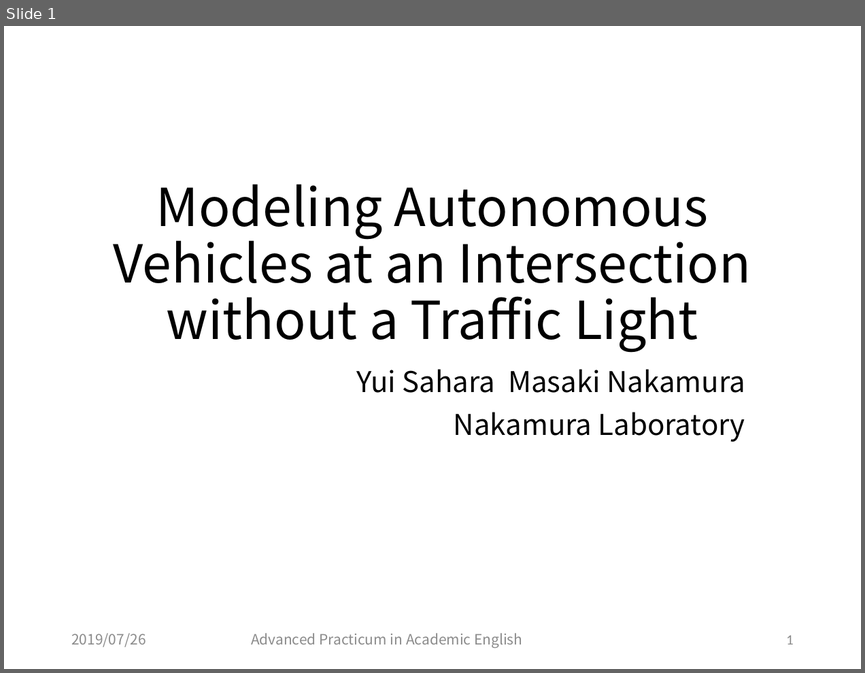
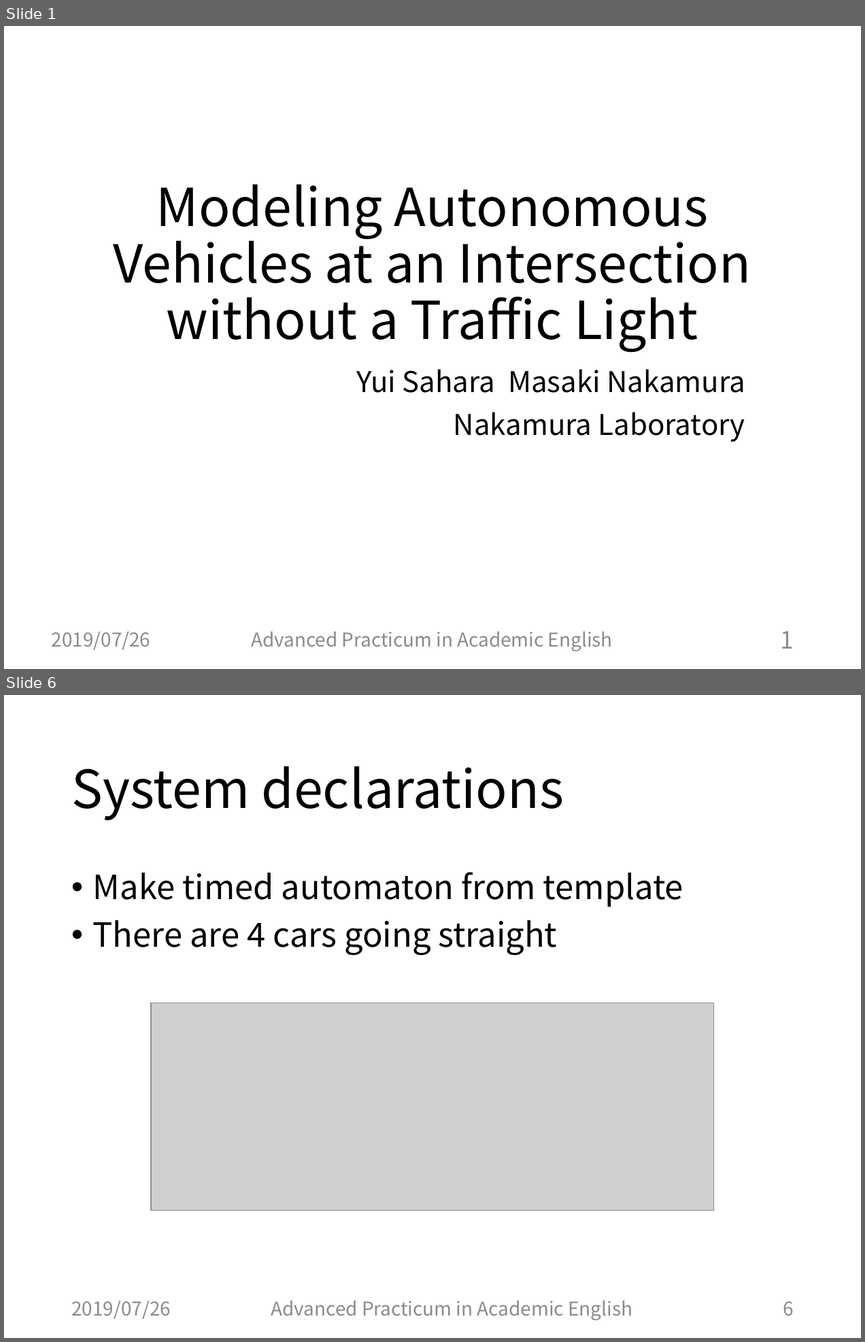
Before and after one commit to Sahara62/master2019, a slide deck: English/presenSlide.pptx. Shown one above the other, each under a label of ours: slide 1 before the commit, slides 1 and 6 after it; the slides between them are not shown. The pictures are 865x673 and 865x1342 pixels, drawn with LibreOffice and Linux fonts; fonts in the diff are those of the drawing; grey boxes stand for pictures. Boxes give left, top, right and bottom in pixels: in the first picture for what was removed or moved away, otherwise in the second. Text is boxed around its words. In the diff, an @@ line names an element or a change of style, - is before the commit and + after.

```diff
--- a/English/presenSlide.pptx
+++ b/English/presenSlide.pptx
@@ slide 6 added at (4, 695, 861, 1338), background #FFFFFF @@
@@ title added at (71, 766, 564, 820), 44 pt, text #000000 @@
+System declarations
@@ text added at (93, 872, 683, 955), 28 pt, text #000000 @@
+• Make timed automaton from template
+• There are 4 cars going straight
@@ picture added at (152, 1002, 715, 1210) @@
@@ text added at (71, 1300, 171, 1319), 16 pt, text #8C8C8C @@
+2019/07/26
@@ text added at (271, 1300, 632, 1320), 16 pt, text #8C8C8C @@
+Advanced Practicum in Academic English
@@ page number added at (783, 1301, 793, 1315), 16 pt, text #8C8C8C @@
+6
@@ slide 1 changed as well @@
@@ text "2019/07/26": place and size @@
-text "2019/07/26" at (71, 633, 146, 647)
+text "2019/07/26" at (52, 631, 151, 650)
@@ text "2019/07/26" at (52, 631, 151, 650): size 12 to 16 pt @@
@@ text "Advanced Practicum in Academic English" at (251, 631, 613, 651): size 12 to 16 pt @@
@@ page number: place and size @@
-page number at (786, 635, 793, 644)
+page number at (780, 631, 793, 648)
@@ page number at (780, 631, 793, 648): size 12 to 20 pt, font Calibri to Noto Sans CJK JP @@
```
Also in this commit, not shown: 1 other slide changed, 9 other slides added.
